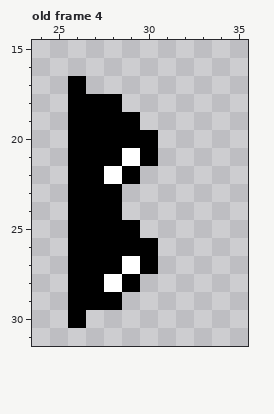
Two states of a pixel-art file, public/assets/graphics/snek-wearables.ase. That is the earlier state.
48x48 pixels, 27 frames. Colours within 5 levels of each other are drawn and written as one. Shown: old frame 4: x 24..35, y 15..31.
Now the later version:
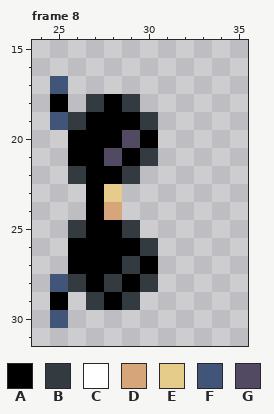
Palette (. is transparent): A #000000  B #333b41  C #ffffff  D #d6a57a  E #e6cc8a  F #405578  G #524a63
A new or re-ordered frame is compared with the old frame closest to it.
Changes in this commit:
frames 27 -> 28
Frame 8 is new; against old frame 4, layer "Layer 1":
Colour A is added in row 18 at x 25; in row 29 at x 25.
Colour A replaces colour C in row 21 at x 29; in row 22 at x 28.
Colour B is added in row 18 at x 29; in row 19 at x 30; in row 28 at x 30; in row 29 at x 29.
Colour B replaces colour A in row 18 at x 27; in row 19 at x 26; in row 21 at x 30; in row 22 at x 26 and 29; in row 25 at x 26 and 29; in row 26 at x 30.
Colour B replaces colour A in row 28 at x 26; in row 29 at x 27.
Colour B replaces colour C in row 27 at x 29; in row 28 at x 28.
Colour D replaces colour A in row 24 at x 28.
Colour E replaces colour A in row 23 at x 28.
Colour F is added in row 17 at x 25; in row 19 at x 25; in row 28 at x 25; in row 30 at x 25.
Colour G replaces colour A in row 20 at x 29; in row 21 at x 28.
The author cleared colour A in rows 17 to 18 at x 26; in rows 23 to 24 at x 26; in rows 29 to 30 at x 26.
Pixel boxes of the changes (left, top, right, bottom) in both pictures:
changed: (50, 76, 158, 328)
